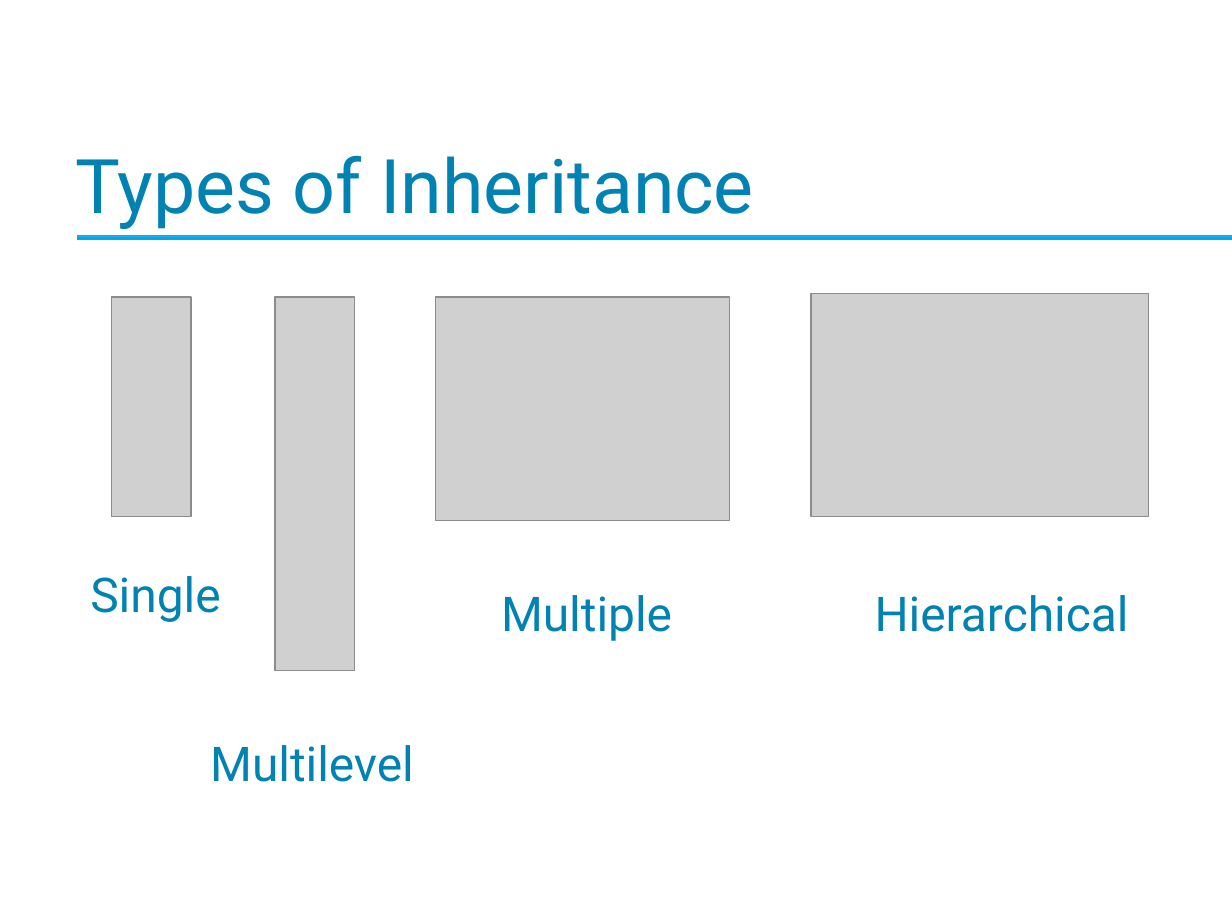
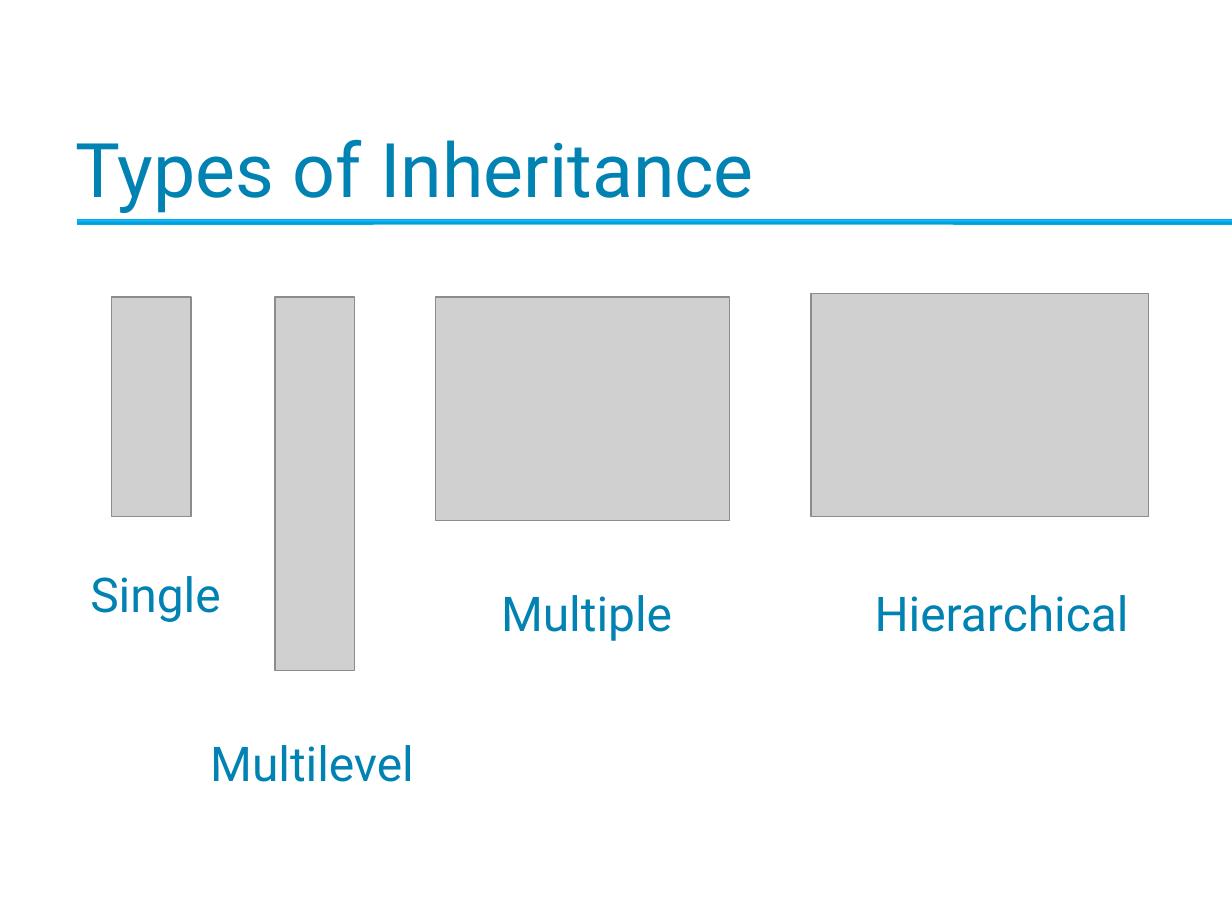
Before and after one commit to Imran4424/C-Plus-Plus-Object-Oriented, a slide deck: slide 8 of OOP.pptx. Drawn at 1232x924 pixels with LibreOffice and Linux fonts; fonts in the diff are those of the drawing; grey boxes stand for pictures; background and template pictures are left out. Boxes give left, top, right and bottom in pixels: in the first picture for what was removed or moved away, otherwise in the second. Text is boxed around its words. In the diff, an @@ line names an element or a change of style, - is before the commit and + after.

Commit message:
oop slide

```diff
--- a/OOP.pptx
+++ b/OOP.pptx
@@ text "Types of Inheritance": place and size @@
-text "Types of Inheritance" at [75, 155, 753, 229]
+text "Types of Inheritance" at [75, 139, 753, 213]
@@ rectangle: place and size @@
-rectangle at [78, 235, 1232, 240]
+rectangle at [78, 219, 1232, 224]
```
Also in this commit, not shown: 1 slide added, 1 slide removed.
